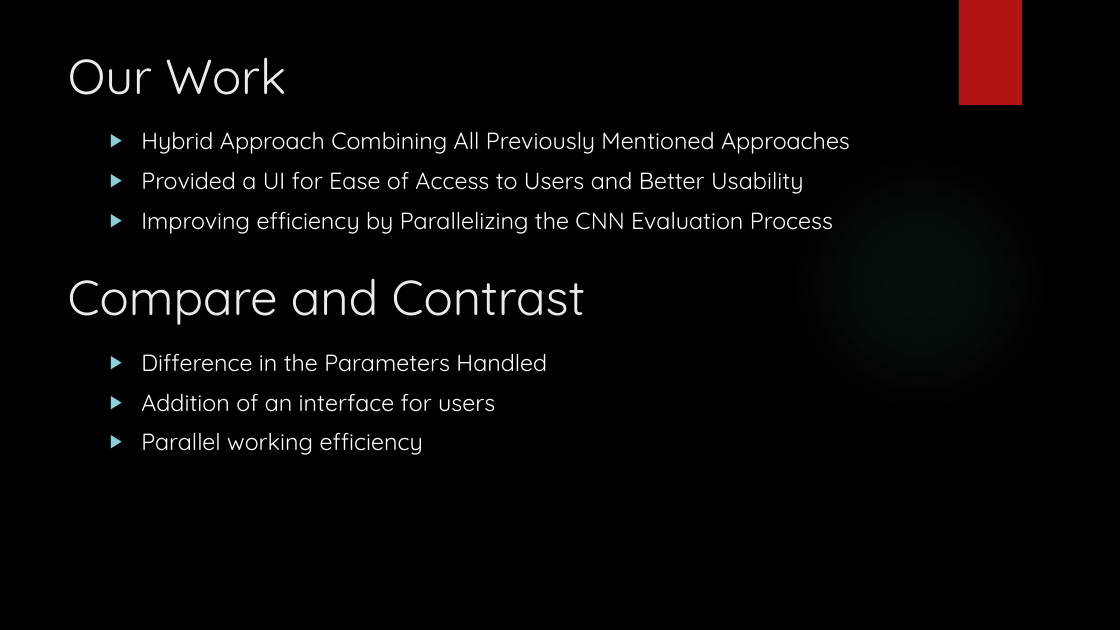
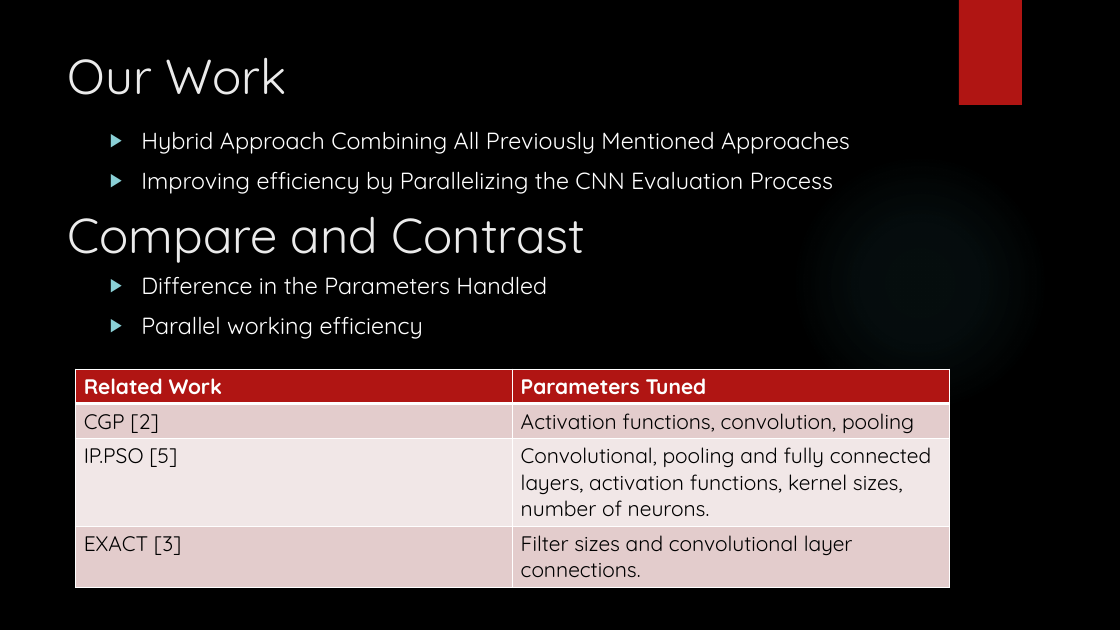
Before and after one commit to mohsin-ashraf/Neuroevolution-of-CNN, a slide deck: slide 7 of documentation/university-requisite/proposal-presentation/Nature Inspired CNNs Optimization.pptx. Drawn at 1120x630 pixels with LibreOffice and Linux fonts; fonts in the diff are those of the drawing; background and template pictures are left out. Boxes give left, top, right and bottom in pixels: in the first picture for what was removed or moved away, otherwise in the second. Text is boxed around its words. In the diff, an @@ line names an element or a change of style, - is before the commit and + after.

Commit message:
Updated Presentation

```diff
--- a/documentation/university-requisite/proposal-presentation/Nature Inspired CNNs Optimization.pptx
+++ b/documentation/university-requisite/proposal-presentation/Nature Inspired CNNs Optimization.pptx
@@ text at <box>141,171,803,194</box>: paragraph removed @@
-▶ Provided a UI for Ease of Access to Users and Better Usability
@@ text "Compare and Contrast": place and size @@
-text "Compare and Contrast" at <box>68,279,585,325</box>
+text "Compare and Contrast" at <box>68,216,585,263</box>
@@ text "Difference in the Parameters Handled": place and size @@
-text "Difference in the Parameters Handled" at <box>141,353,547,455</box>
+text "Difference in the Parameters Handled" at <box>141,276,547,339</box>
@@ table added at <box>76,369,949,604</box>, 4 rows, 2 columns @@
+Related Work | Parameters Tuned
+CGP [2] | Activation functions, convolution, pooling
+IP.PSO [5] | Convolutional, pooling and fully connected layers, activation functions, kernel sizes, number of neurons.
+EXACT [3] | Filter sizes and convolutional layer connections.
@@ text at <box>141,394,495,412</box>: paragraph removed @@
-▶ Addition of an interface for users
```
Also in this commit, not shown: 5 other slides changed, 1 other file.
